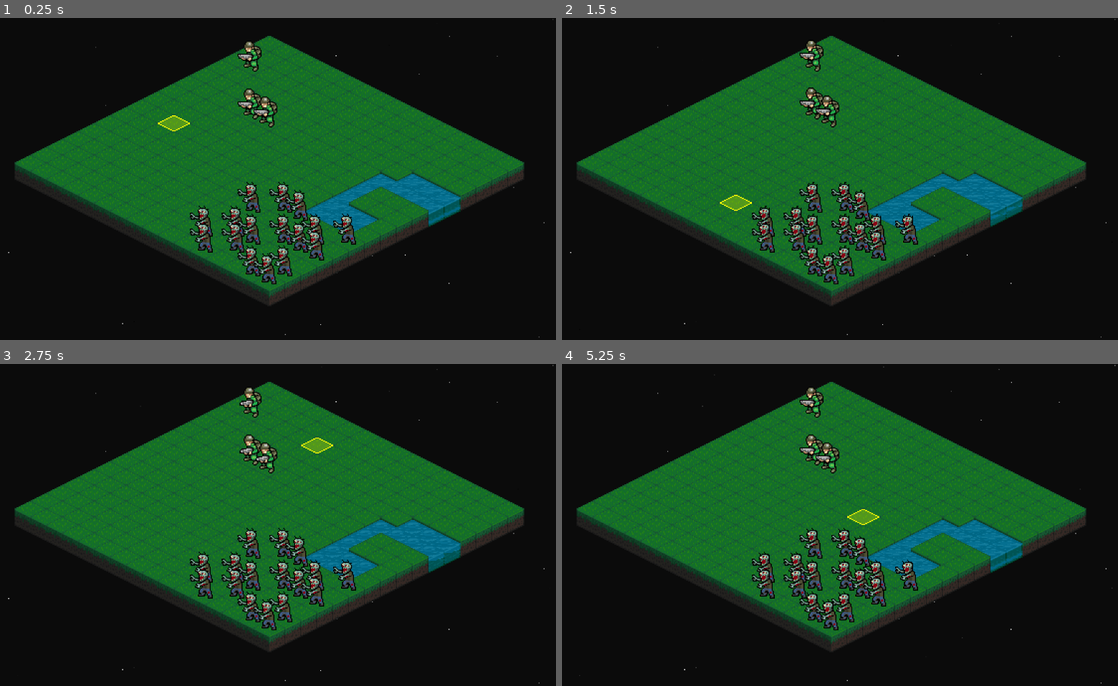
Above: before the commit, frames 1-4 (two rows, left to right).
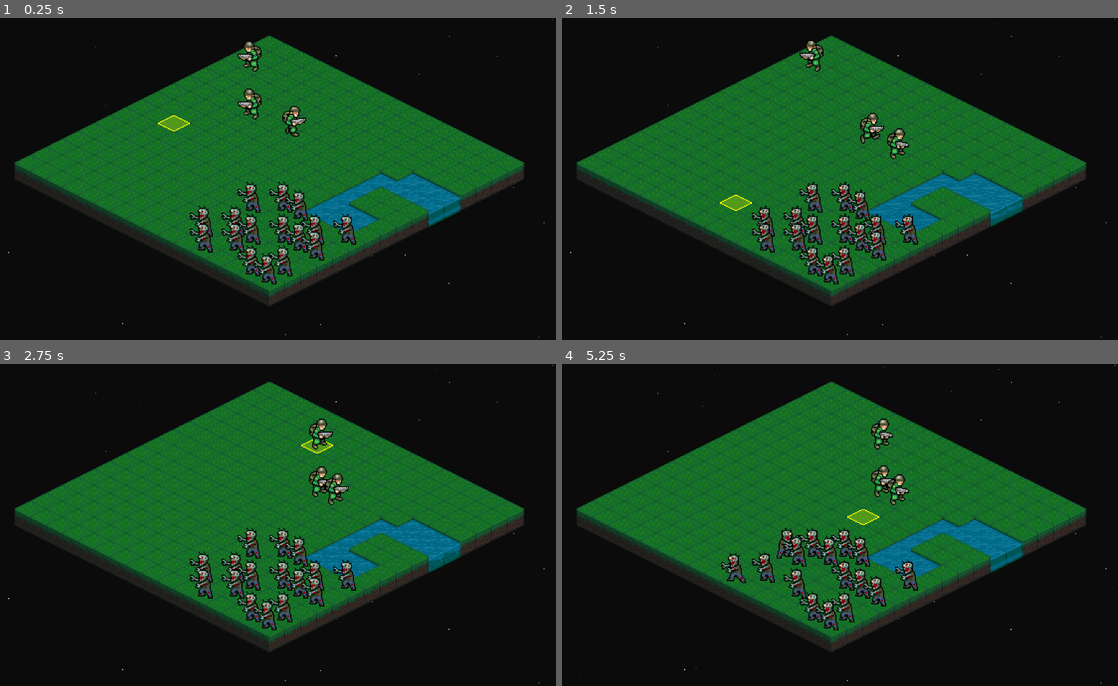
Above: after the commit, the same moments.

Repository: Tekknobot/MEKIII
Game: Godot game, scene res://scenes/Game.tscn
The game is run twice, just before and just after one commit, with the same random seed, the same clock (stepped at 60 frames per second) and the same inputs.
Inputs (mouse positions are in pixels of both pictures, inside the frame that each line leads up to):
- Up to frame 1 (0.25 s): no input
- Up to frame 2 (1.5 s): move the mouse to (956, 162) at 0.52 s; click (956, 162) at 0.67 s; drag from (717, 195) to (801, 243) at 1.27 s
- Up to frame 3 (2.75 s): move the mouse to (328, 454) at 2.02 s; click (328, 454) at 2.17 s
- Up to frame 4 (5.25 s): drag from (801, 589) to (662, 476) at 2.77 s; move the mouse to (1001, 573) at 3.52 s; click (1001, 573) at 3.67 s; drag from (662, 476) to (745, 444) at 4.27 s; move the mouse to (862, 525) at 5.02 s; click (862, 525) at 5.17 s

The runs differ from the first frame. In frame 1, 0.4% of the frame differs, in the area x 45-56%, y 24-37%; in frame 2, 0.9%; in frame 3, 1.3%; in frame 4, 2.8%, in the area x 28-63%, y 7-73%.

Commit message:
Push for break.

Diff:
--- a/scenes/Game.tscn
+++ b/scenes/Game.tscn
@@ -185,4 +185,3 @@
 [node name="TurnManager" type="Node2D" parent="."]
 script = ExtResource("19_45i86")
 map = NodePath("..")
-start_on_ready = false
